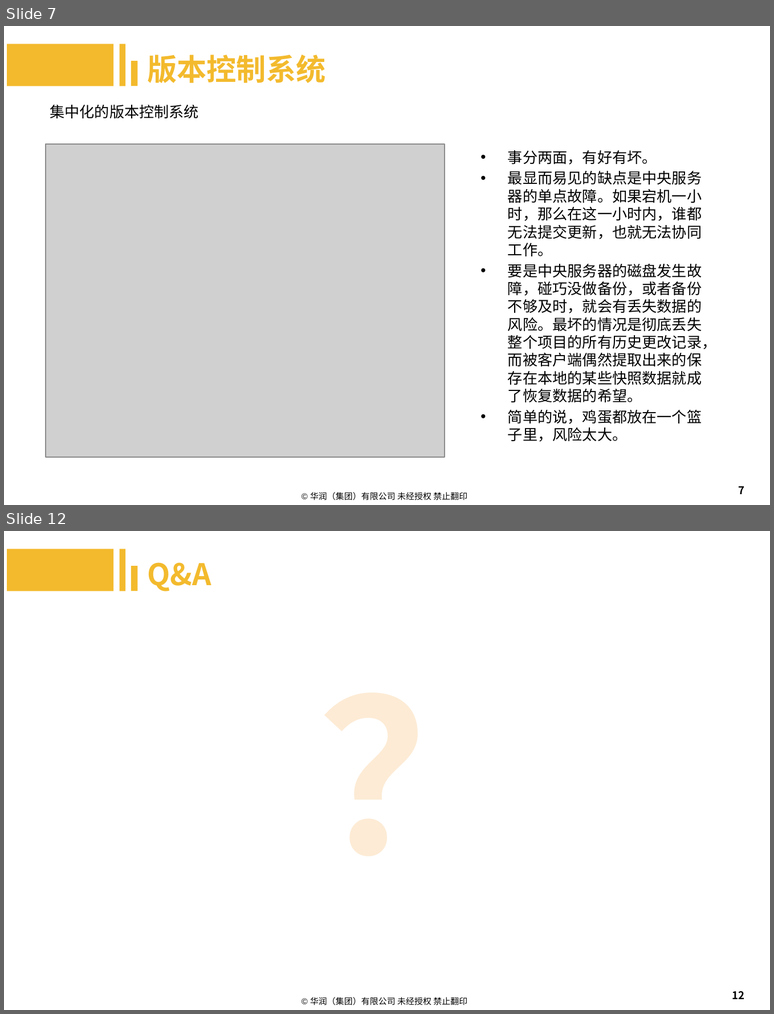
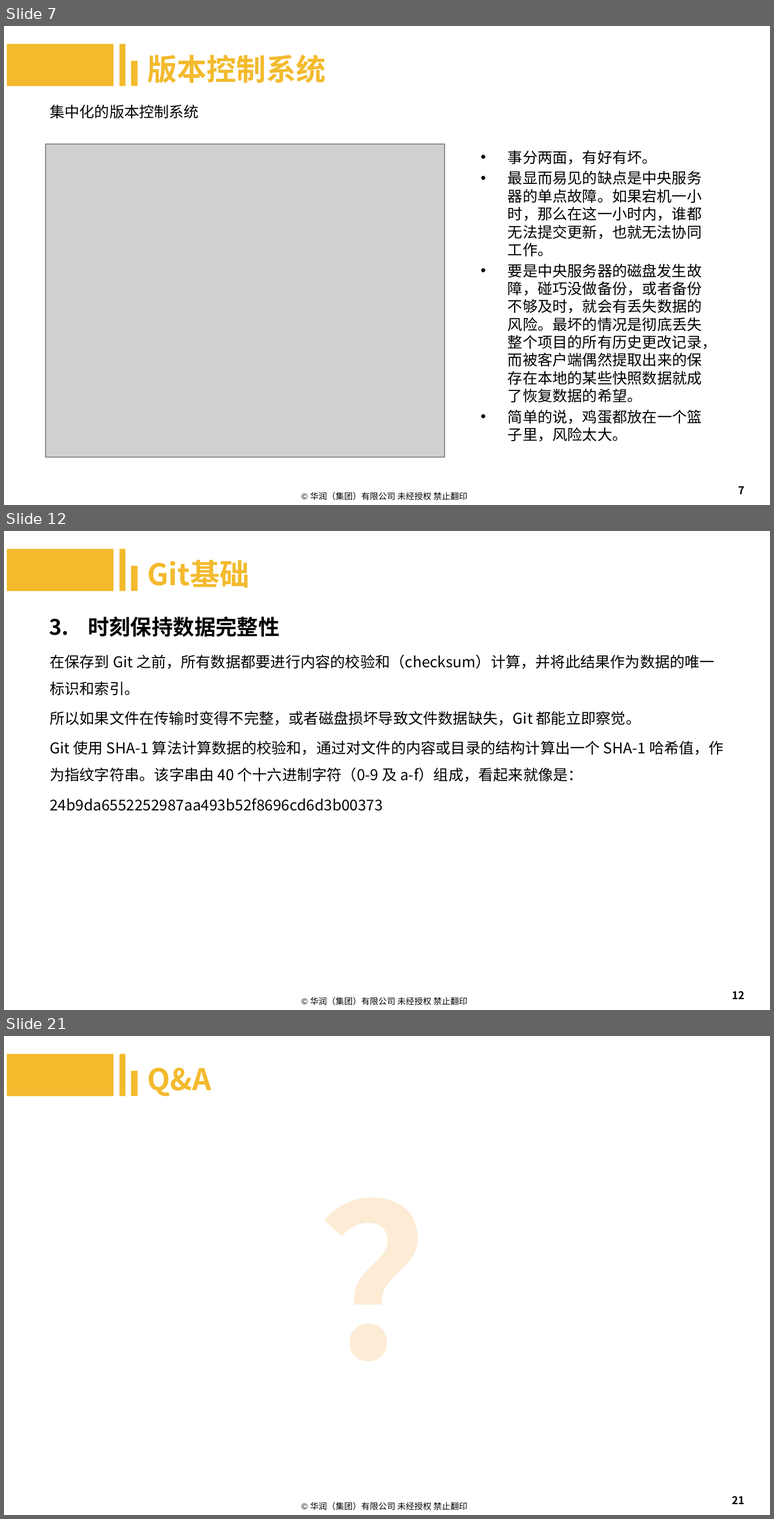
Before and after one commit to machenzhao/git-present, a slide deck: Git.pptx. Shown one above the other, each under a label of ours: slides 7 and 12 before the commit, slides 7, 12 and 21 after it; the slides between them are not shown. The pictures are 774x1014 and 774x1519 pixels, drawn with LibreOffice and Linux fonts; fonts in the diff are those of the drawing; grey boxes stand for pictures; background and template pictures are left out. Boxes give left, top, right and bottom in pixels: in the first picture for what was removed or moved away, otherwise in the second. Text is boxed around its words. In the diff, an @@ line names an element or a change of style, - is before the commit and + after.

```diff
--- a/Git.pptx
+++ b/Git.pptx
@@ slide 12 added at (4,531,770,1010), background #FFFFFF; not listed: 1 template element that a slide beside it also shows @@
@@ rectangle added at (7,549,113,591), fill #F3BA2D @@
@@ rectangle added at (120,549,126,591), fill #F3BA2D @@
@@ text added at (147,559,250,588), 28 pt, text #F3BA2D, bold @@
+Git基础
@@ rectangle added at (131,566,138,591), fill #F3BA2D @@
@@ text added at (88,616,279,637), 20 pt, text #000000, bold @@
+3. 时刻保持数据完整性
@@ text added at (50,654,724,811), 14 pt, text #000000 @@
+在保存到 Git 之前，所有数据都要进行内容的校验和（checksum）计算，并将此结果作为数据的唯一标识和索引。
+所以如果文件在传输时变得不完整，或者磁盘损坏导致文件数据缺失，Git 都能立即察觉。
+Git 使用 SHA-1 算法计算数据的校验和，通过对文件的内容或目录的结构计算出一个 SHA-1 哈希值，作为指纹字符串。该字串由 40 个十六进制字符（0-9 及 a-f）组成，看起来就像是：
+24b9da6552252987aa493b52f8696cd6d3b00373
@@ page number added at (732,991,744,999), 10 pt, text #000000 @@
+12
@@ what was slide 12 is now slide 21 @@
@@ page number at (732,1496,744,1504): text changed @@
-12
+21
```
Also in this commit, not shown: 4 slides changed, 8 other slides added.
